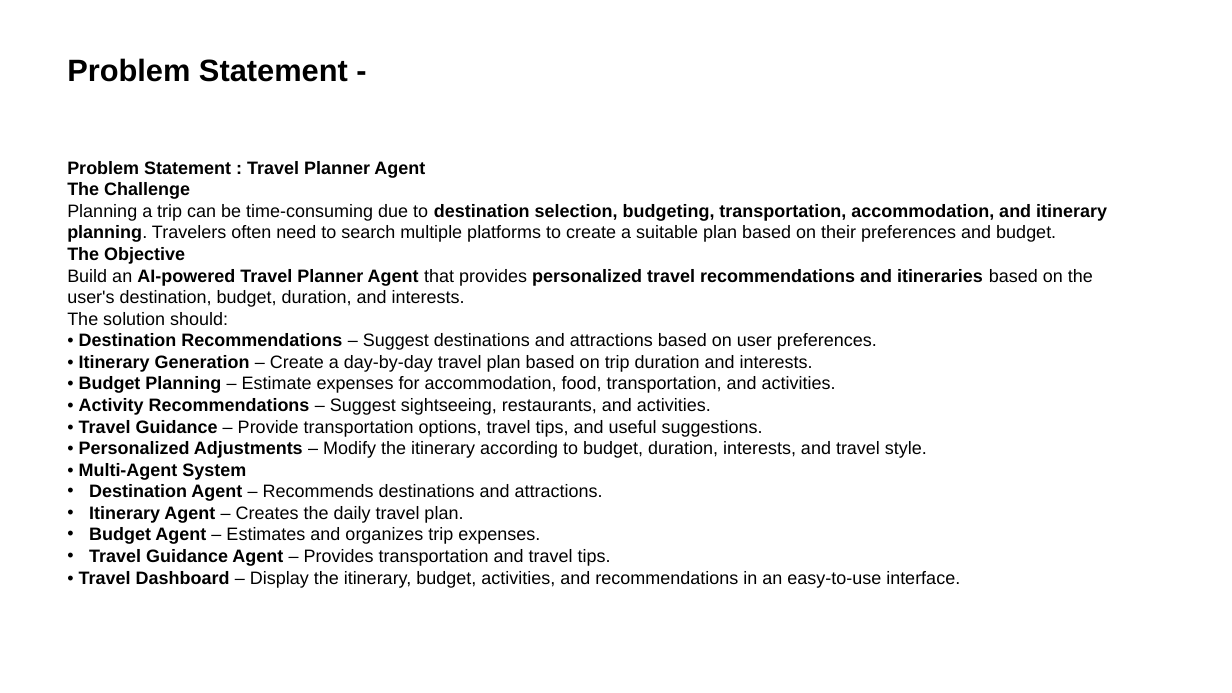
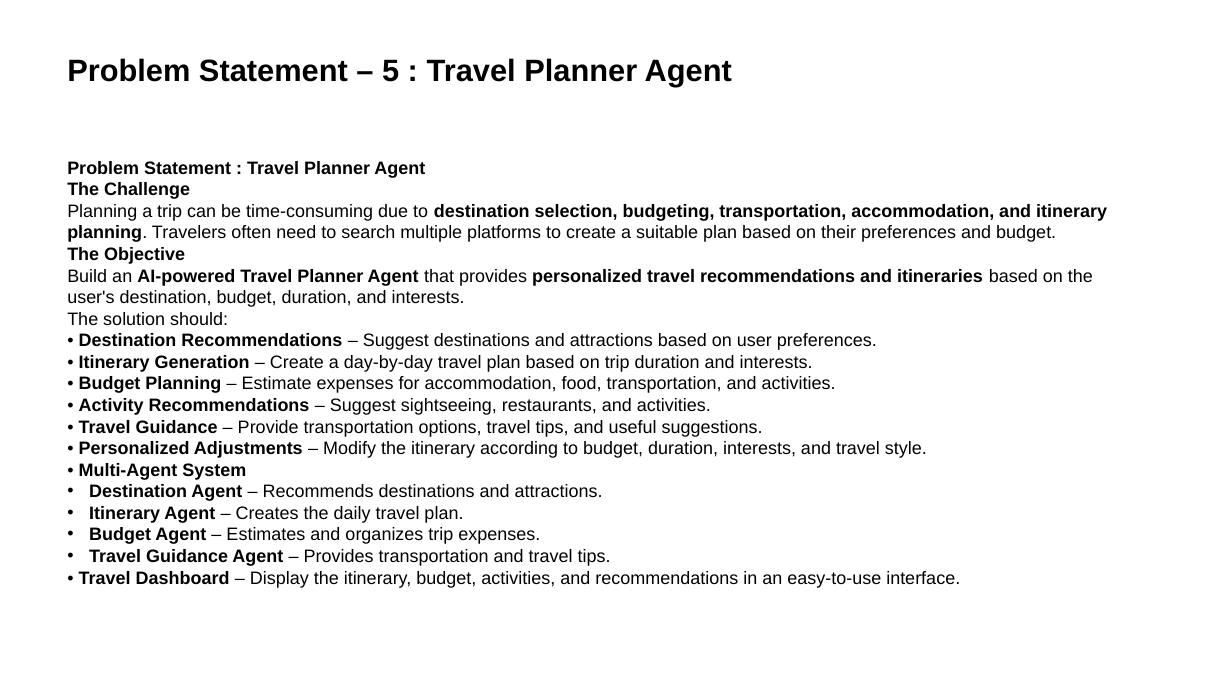
Before and after one commit to LakshyaJain779/IBM_SkillBuild_AICTE_Edunet_Foundation, a slide deck: slide 3 of AICTE_IBM_BOB_Project_TravelPlannerAgent_PS-5_Edunet_Foundation.pptx. Drawn at 1232x693 pixels with LibreOffice and Linux fonts; fonts in the diff are those of the drawing. Boxes give left, top, right and bottom in pixels: in the first picture for what was removed or moved away, otherwise in the second. Text is boxed around its words. In the diff, an @@ line names an element or a change of style, - is before the commit and + after.

```diff
--- a/AICTE_IBM_BOB_Project_TravelPlannerAgent_PS-5_Edunet_Foundation.pptx
+++ b/AICTE_IBM_BOB_Project_TravelPlannerAgent_PS-5_Edunet_Foundation.pptx
@@ text at <box>67,58,732,87</box>: text changed @@
-Problem Statement -
+Problem Statement – 5 : Travel Planner Agent
```
Also in this commit, not shown: 3 other slides changed.
